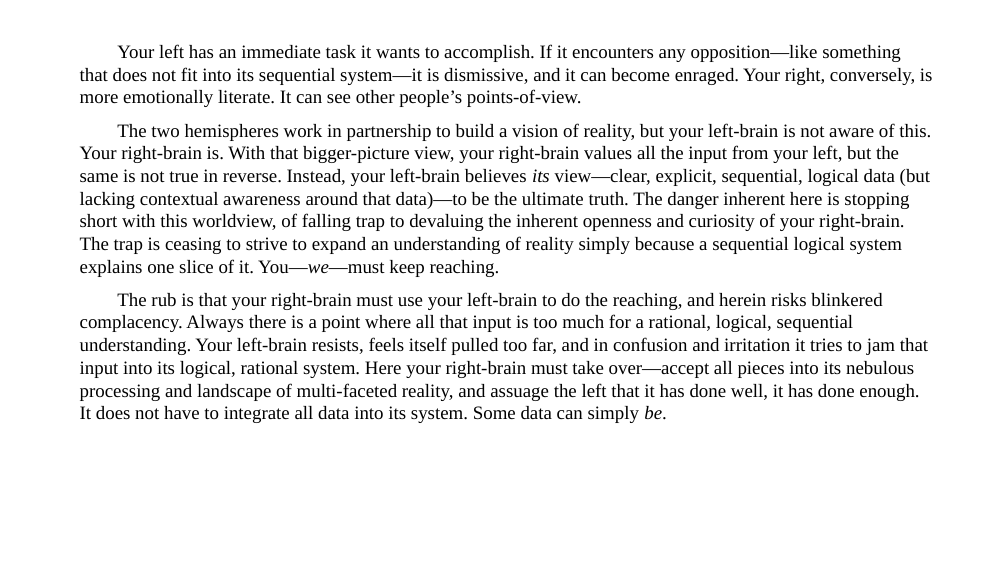
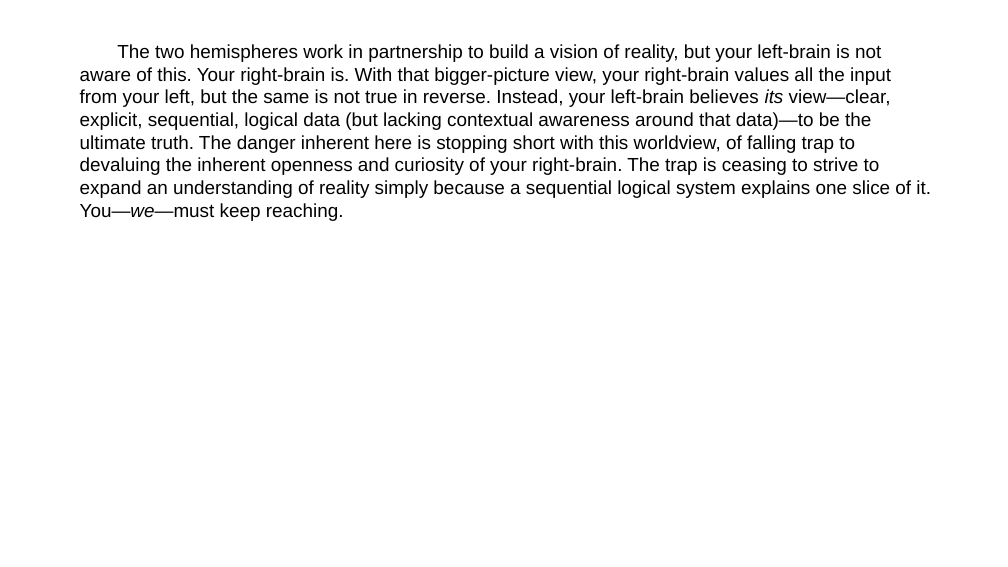
Before and after one commit to talosgl/manuscript2slides, a slide deck: slide 43 of src/manuscript2slides/resources/sample_slides_output.pptx (slide 15 before the commit). Drawn at 1008x567 pixels with LibreOffice and Linux fonts; fonts in the diff are those of the drawing. Boxes give left, top, right and bottom in pixels: in the first picture for what was removed or moved away, otherwise in the second. Text is boxed around its words. In the diff, an @@ line names an element or a change of style, - is before the commit and + after.

```diff
--- a/src/manuscript2slides/resources/sample_slides_output.pptx
+++ b/src/manuscript2slides/resources/sample_slides_output.pptx
@@ text "The two hemispheres work in ..." at (80,44,931,221): font Times New Roman to Arial @@
@@ text at (80,44,933,107): paragraph removed @@
-Your left has an immediate task it wants to accomplish. If it encounters any opposition—like something that does not fit into its sequential system—it is dismissive, and it can become enraged. Your right, conversely, is more emotionally literate. It can see other people’s points-of-view.
@@ text at (80,292,928,423): paragraph removed @@
-The rub is that your right-brain must use your left-brain to do the reaching, and herein risks blinkered complacency. Always there is a point where all that input is too much for a rational, logical, sequential understanding. Your left-brain resists, feels itself pulled too far, and in confusion and irritation it tries to jam that input into its logical, rational system. Here your right-brain must take over—accept all pieces into its nebulous processing and landscape of multi-faceted reality, and assuage the left that it has done well, it has done enough. It does not have to integrate all data into its system. Some data can simply be.
```
Also in this commit, not shown: 22 other slides changed, 56 slides added.
